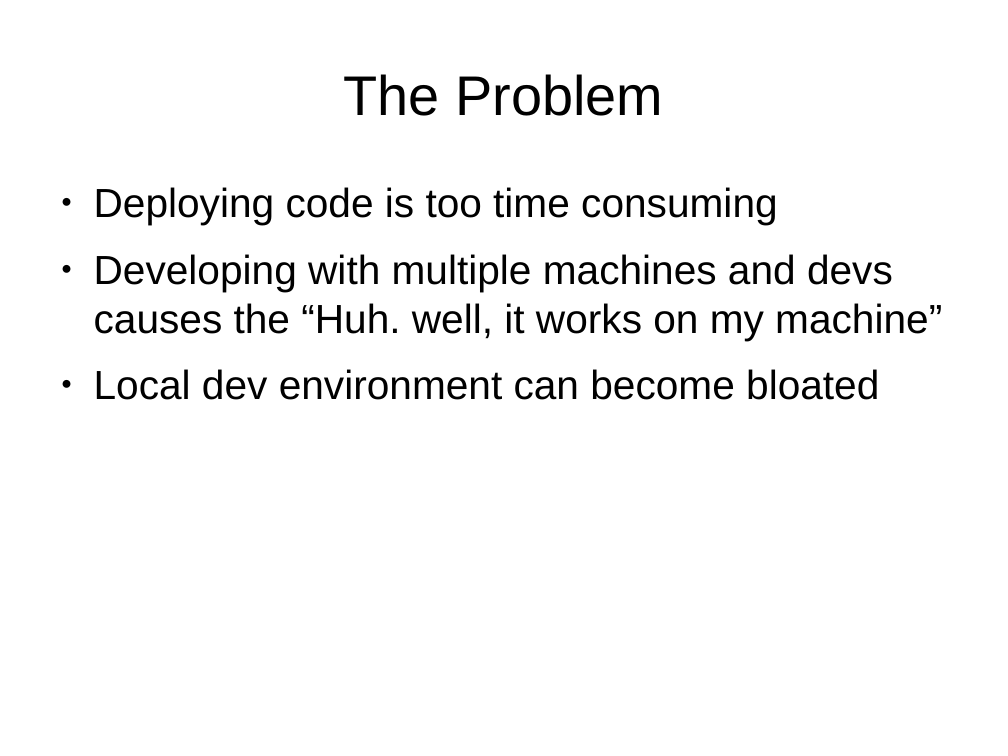
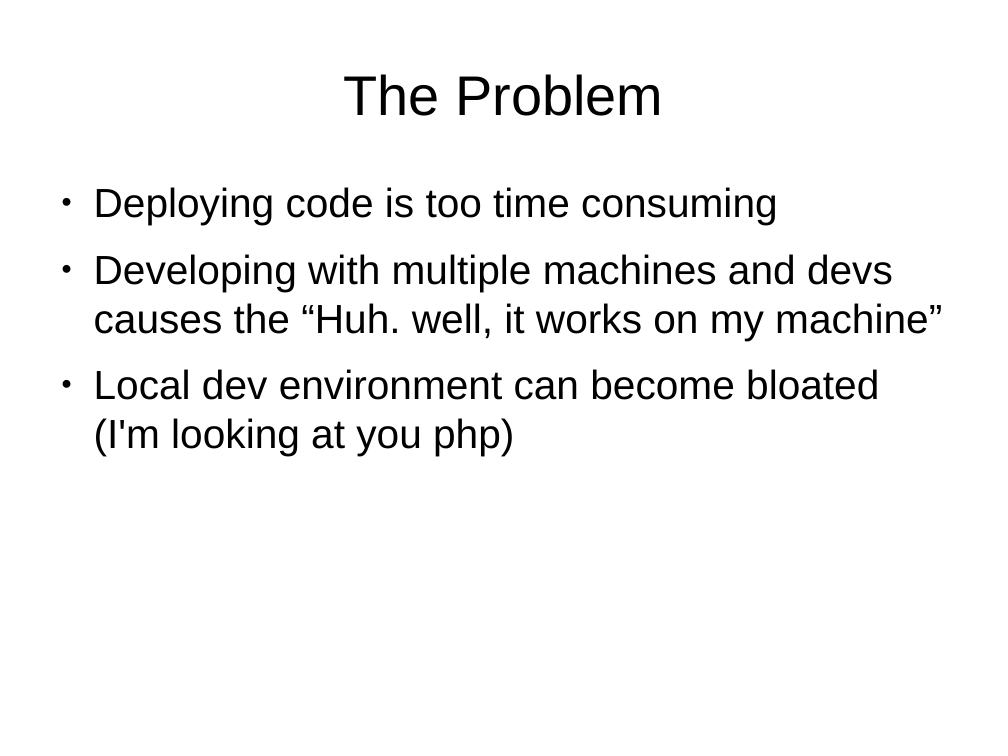
Before and after one commit to bobfp/docker-presentation, a slide deck: slide 2 of dockerPres.odp. Drawn at 1008x756 pixels with LibreOffice and Linux fonts; fonts in the diff are those of the drawing. Boxes give left, top, right and bottom in pixels: in the first picture for what was removed or moved away, otherwise in the second. Text is boxed around its words. In the diff, an @@ line names an element or a change of style, - is before the commit and + after.

```diff
--- a/dockerPres.odp
+++ b/dockerPres.odp
@@ text at (94,369,879,456): text changed @@
-● Local dev environment can become bloated
+● Local dev environment can become bloated (I'm looking at you php)
```
Also in this commit, not shown: 2 other slides changed, 2 slides added, 2 slides removed, 1 other file.
